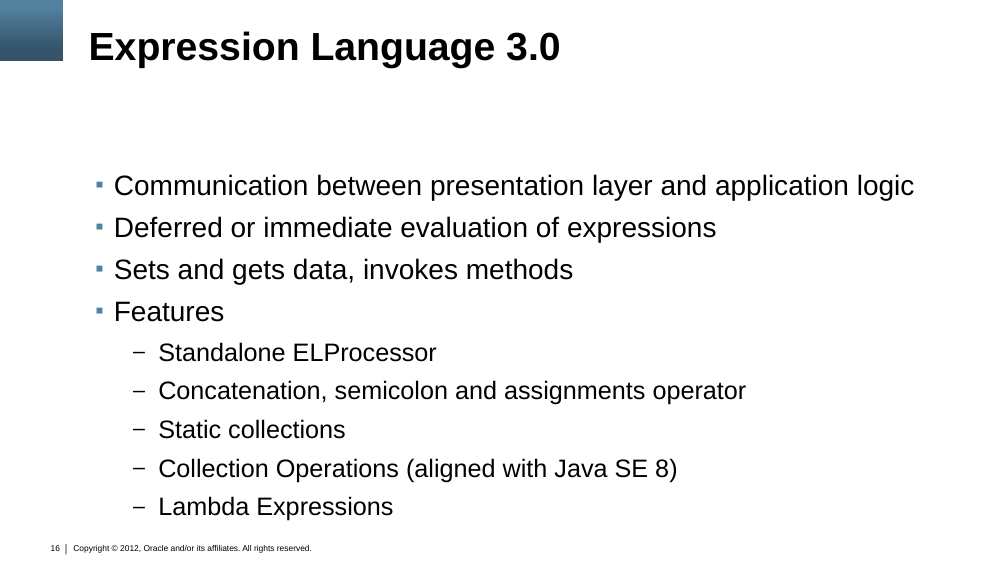
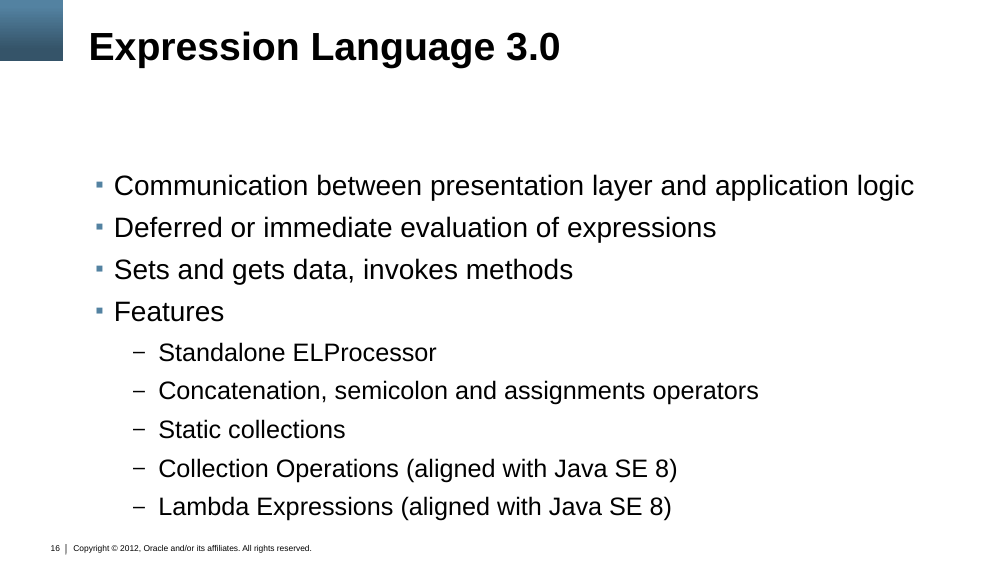
Before and after one commit to marfous/j1demo-pf, a slide deck: slide 16 of con3638.pptx. Drawn at 1008x567 pixels with LibreOffice and Linux fonts; fonts in the diff are those of the drawing; background and template pictures are left out. Boxes give left, top, right and bottom in pixels: in the first picture for what was removed or moved away, otherwise in the second. Text is boxed around its words. In the diff, an @@ line names an element or a change of style, - is before the commit and + after.

```diff
--- a/con3638.pptx
+++ b/con3638.pptx
@@ text at box(158, 380, 759, 405): text changed @@
-  – Concatenation, semicolon and assignments operator
+  – Concatenation, semicolon and assignments operators
@@ text at box(158, 496, 672, 521): text changed @@
-  – Lambda Expressions
+  – Lambda Expressions (aligned with Java SE 8)
```
Also in this commit, not shown: 5 other slides changed.
